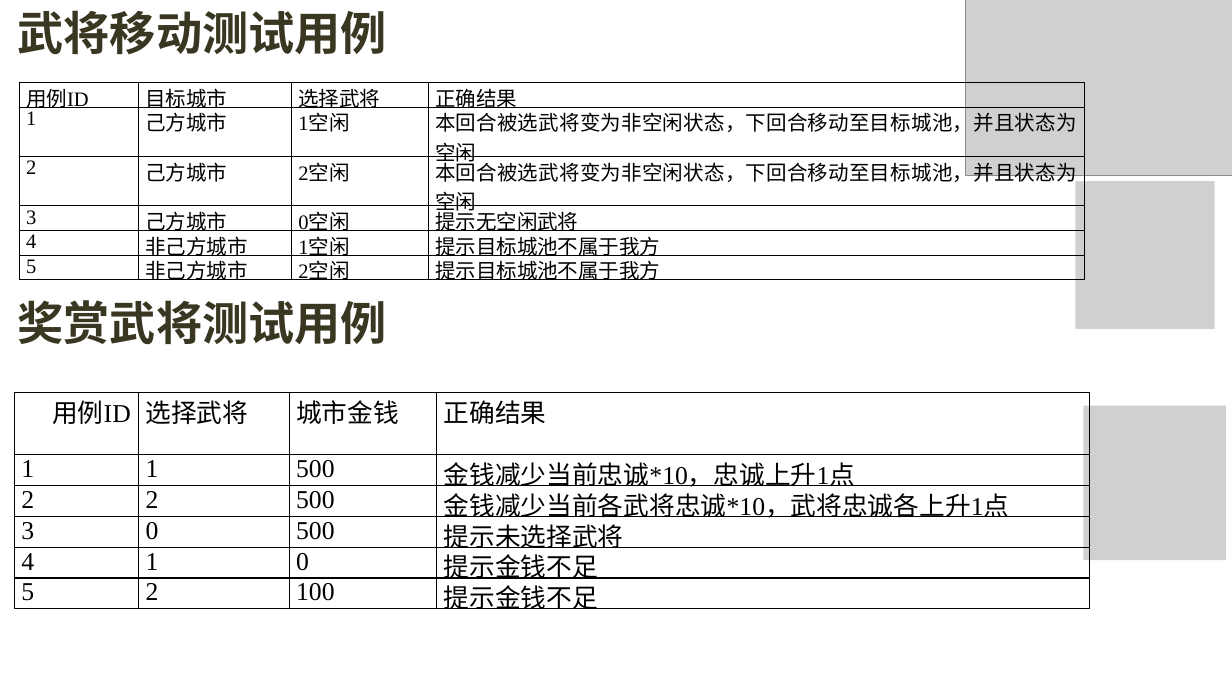
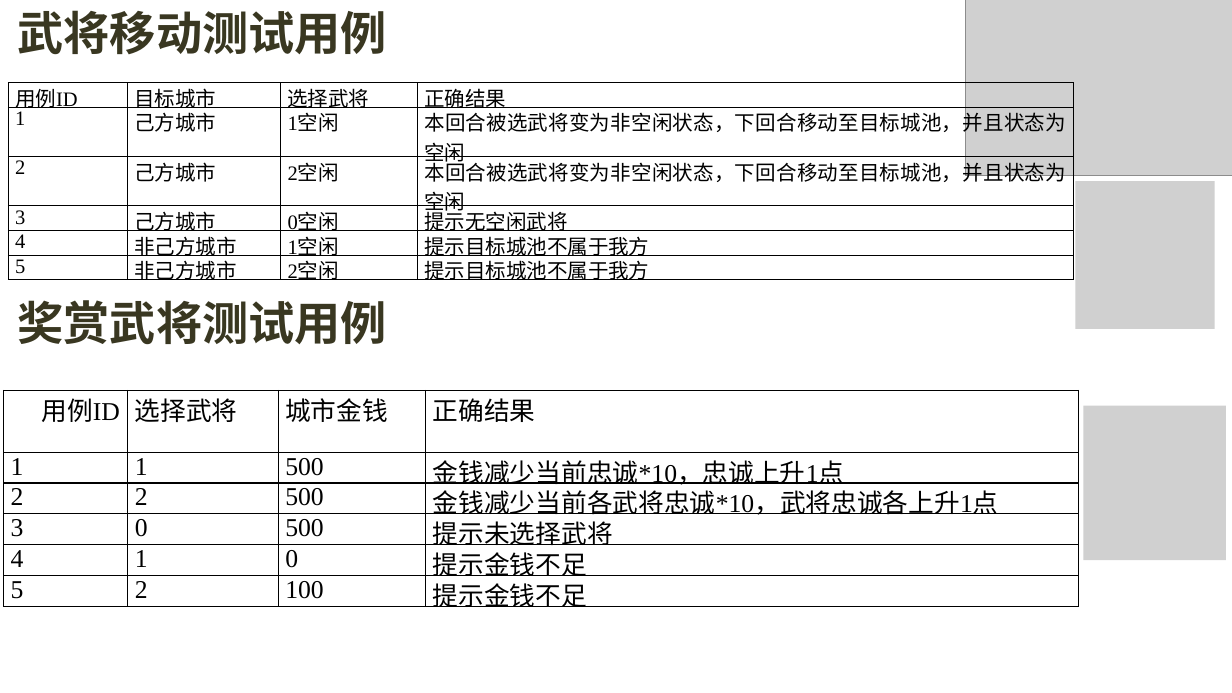
Before and after one commit to 1-518/Three-Kindoms, a slide deck: slide 27 of 代码清单+测试用例/测试用例PPT.pptx (slide 26 before the commit). Drawn at 1232x693 pixels with LibreOffice and Linux fonts; fonts in the diff are those of the drawing; grey boxes stand for pictures; background and template pictures are left out. Boxes give left, top, right and bottom in pixels: in the first picture for what was removed or moved away, otherwise in the second. Text is boxed around its words. In the diff, an @@ line names an element or a change of style, - is before the commit and + after.

```diff
--- a/代码清单+测试用例/测试用例PPT.pptx
+++ b/代码清单+测试用例/测试用例PPT.pptx
@@ table: place and size @@
-table at box(19, 82, 1085, 284)
+table at box(8, 82, 1074, 284)
@@ table: place and size @@
-table at box(15, 393, 1090, 613)
+table at box(4, 391, 1079, 611)
```
Also in this commit, not shown: 15 other slides changed, 2 slides added, 3 other files.
